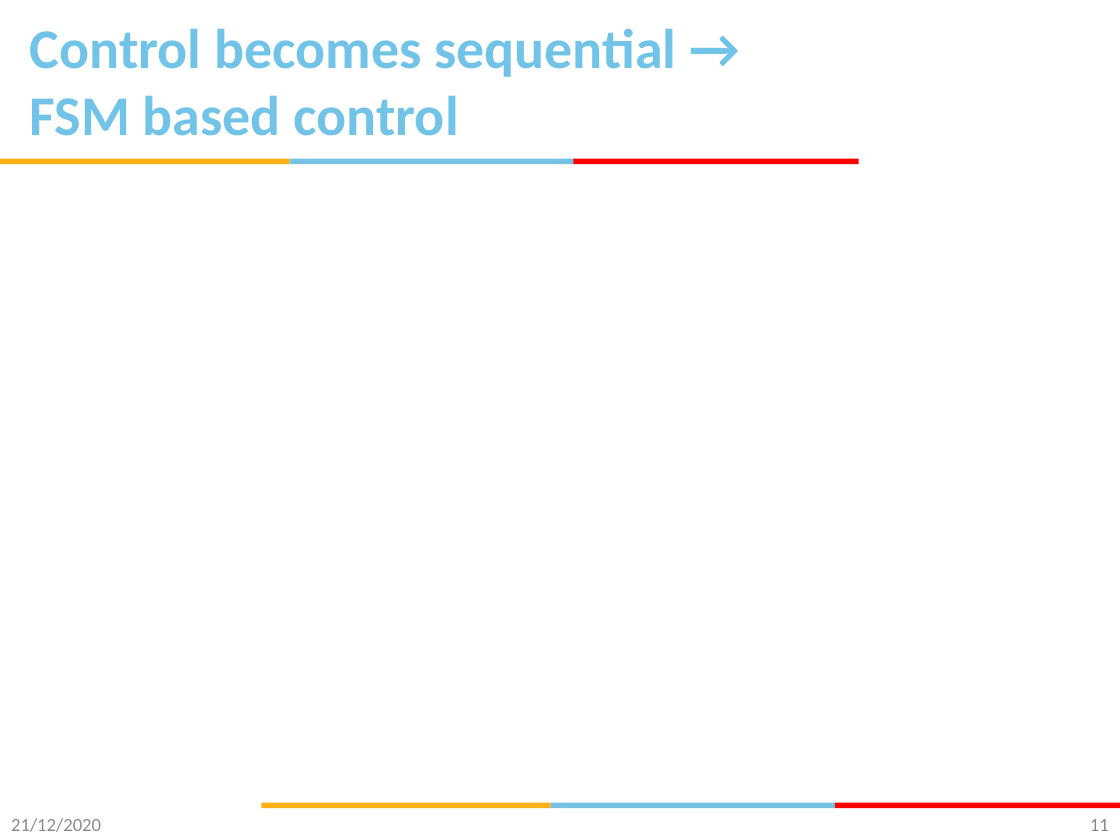
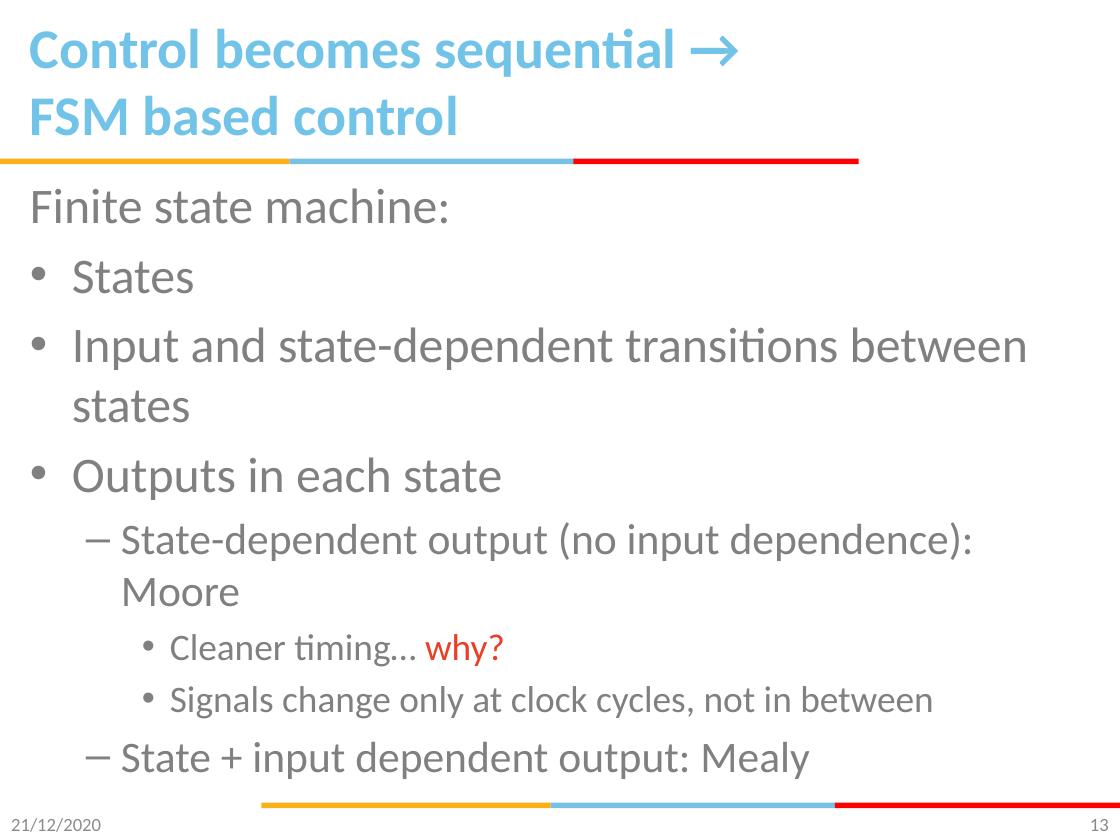
Before and after one commit to gsaurabhr-teaching/cs-f342-material, a slide deck: slide 13 of Lec-12-13-multi-cycle-cpu.pptx (slide 11 before the commit). Drawn at 1120x840 pixels with LibreOffice and Linux fonts; fonts in the diff are those of the drawing; background and template pictures are left out. Boxes give left, top, right and bottom in pixels: in the first picture for what was removed or moved away, otherwise in the second. Text is boxed around its words. In the diff, an @@ line names an element or a change of style, - is before the commit and + after.

```diff
--- a/Lec-12-13-multi-cycle-cpu.pptx
+++ b/Lec-12-13-multi-cycle-cpu.pptx
@@ text added at (30, 188, 1028, 779), 32 pt, text #808080 @@
+Finite state machine:
+• States
+• Input and state-dependent transitions between states
+• Outputs in each state
+  – State-dependent output (no input dependence): Moore
+    • Cleaner timing… why?
+    • Signals change only at clock cycles, not in between
+  – State + input dependent output: Mealy
@@ page number at (1090, 819, 1109, 831): text changed @@
-11
+13
```
Also in this commit, not shown: 1 other slide changed, 6 slides added.
